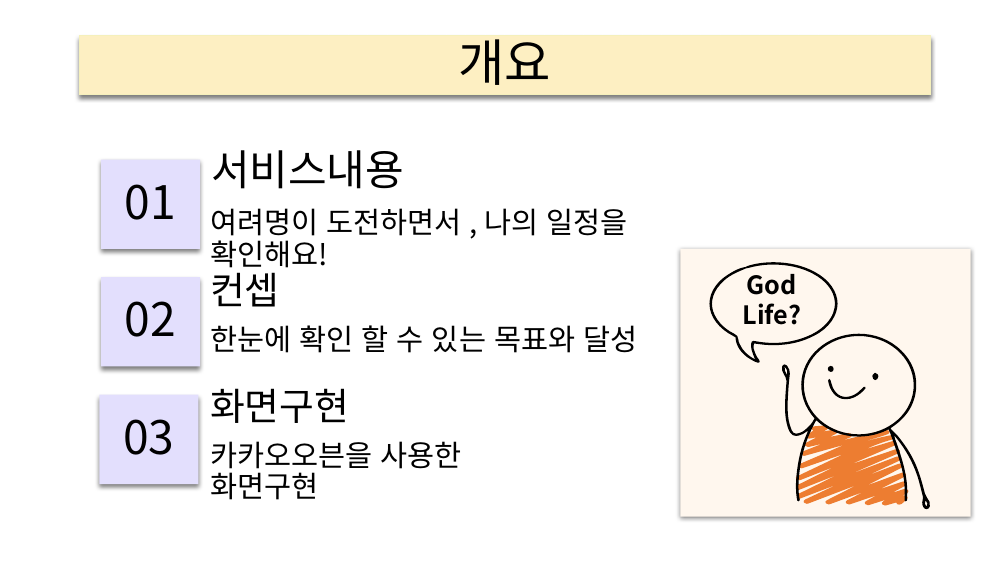
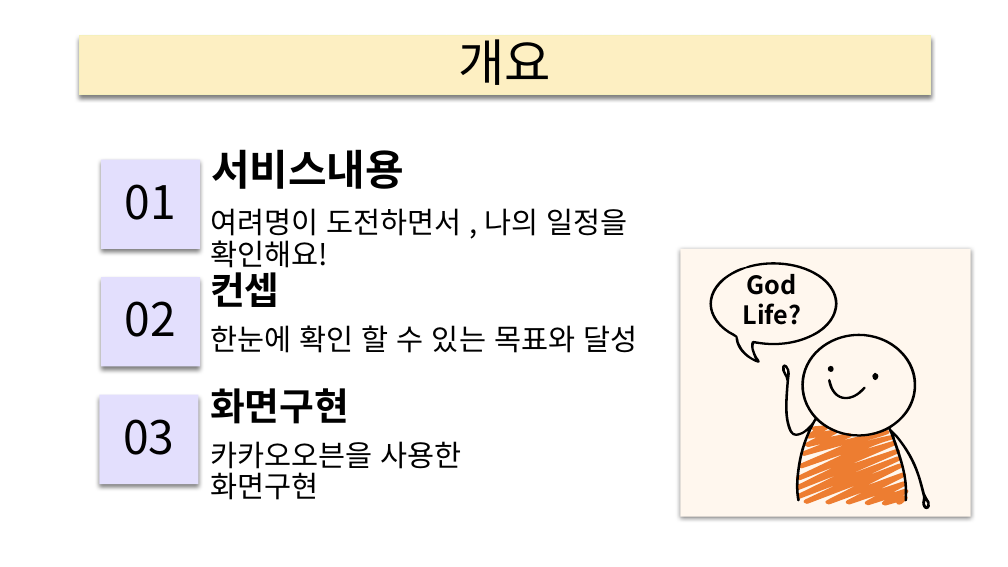
Before and after one commit to elquineas/elquineas.github.io, a slide deck: slide 2 of 갓생살기_ver4.pptx. Drawn at 1008x567 pixels with LibreOffice and Linux fonts; fonts in the diff are those of the drawing. Boxes give left, top, right and bottom in pixels: in the first picture for what was removed or moved away, otherwise in the second. Text is boxed around its words. In the diff, an @@ line names an element or a change of style, - is before the commit and + after.

```diff
--- a/갓생살기_ver4.pptx
+++ b/갓생살기_ver4.pptx
@@ bold on in 3 elements at bbox=[211, 149, 404, 189], bbox=[210, 266, 280, 307], bbox=[210, 388, 349, 424] @@
```
Also in this commit, not shown: 1 other slide changed.
